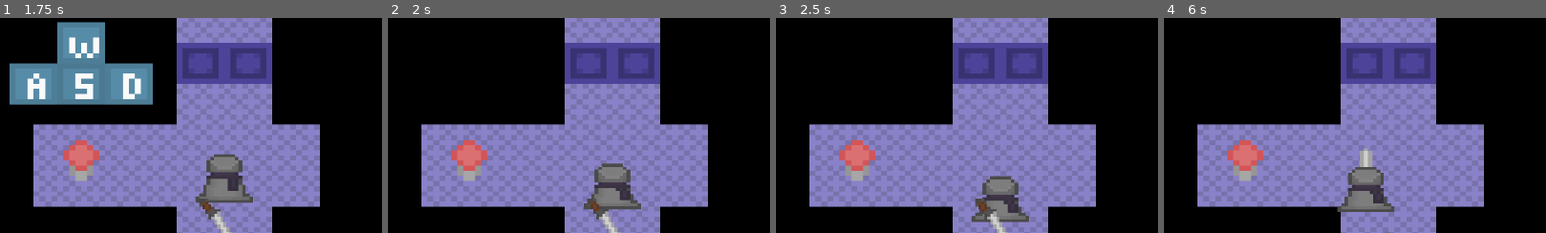
Above: before the commit, frames 1-4 (left to right).
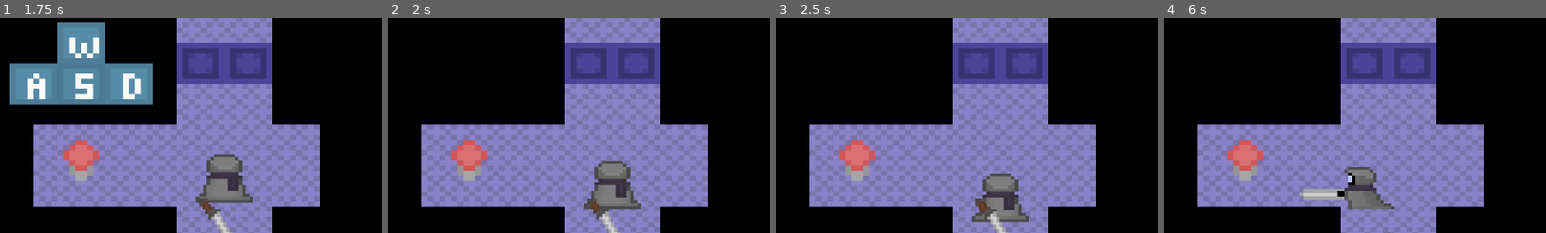
Above: after the commit, the same moments.

Repository: lbelford-udel/204-s26-example-projects
Game: Godot game, scene res://Scenes/main_menu.tscn
Two runs of this game, one before a commit and one after it. Both use one fixed random seed, a clock stepped at 60 frames per second and the inputs below. The engine's default icon, where the game draws it, is replaced by a stand-in: a white triangle on a blue panel in a dark square.
Inputs (mouse positions are % of the whole screen's width and height, from its top left):
- Up to frame 1 (1.75 s): click (51, 63) at 0.5 s; tap Enter at 1.25 s; hold W (move_up) from 1.28 s (still down); tap Space (attack) at 1.35 s
- Up to frame 2 (2 s): keep holding W (move_up)
- Up to frame 3 (2.5 s): keep holding W (move_up); tap Shift (interact) at 2.1 s
- Up to frame 4 (6 s): release W (move_up) at 2.78 s; hold A (move_left) 2.78-4.28 s; tap one key every 0.75 s from 2.85 s: E (use_item) Space (attack) Shift (interact) E (use_item) Space (attack); hold S (move_down) 4.28-5.03 s; hold D (move_right) 5.03-5.78 s; hold W (move_up) from 5.78 s (still down)
The pictures show only the part of the screen within x 21-71%, y 28-78%; the shares and areas given below are measured in that part.

Frame 1 is identical in both runs. In frame 2, 0.7% of the frame differs, in the area x 53-65%, y 66-85%; in frame 3, 0.7%; in frame 4, 2.0%, in the area x 35-61%, y 60-91%.

Commit message:
Breaks animation direction array in mirror dungeon

Diff:
--- a/OM-UD-Internship-main/Scripts/playerGlobal.gd
+++ b/OM-UD-Internship-main/Scripts/playerGlobal.gd
@@ -14,7 +14,7 @@
 		active_directions.erase("down")
 
 	if Input.is_action_just_pressed("move_up"):
-		active_directions.append("up")
+		pass
 	elif Input.is_action_just_released("move_up"):
 		active_directions.erase("up")
 
@@ -26,4 +26,4 @@
 	if Input.is_action_just_pressed("move_left"):
 		active_directions.append("left")
 	elif Input.is_action_just_released("move_left"):
-		active_directions.erase("left")
+		pass
